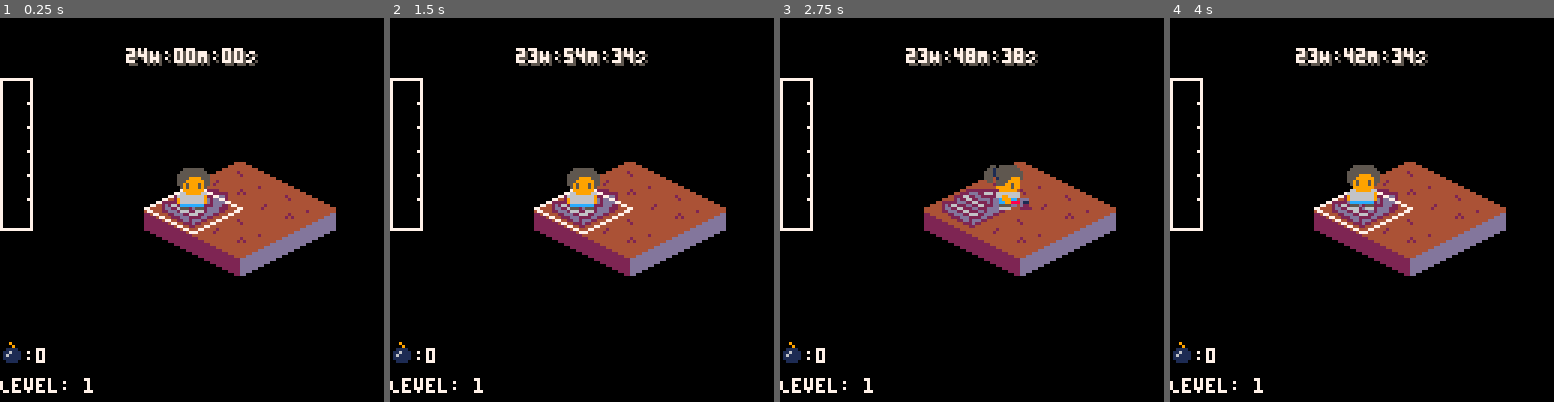
Above: before the commit, frames 1-4 (left to right).
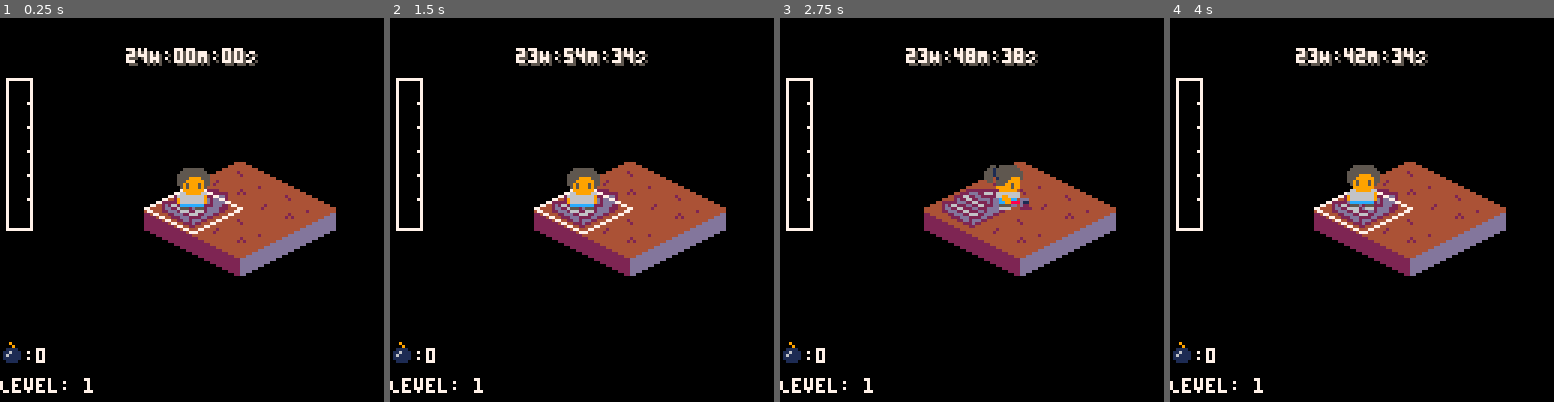
Above: after the commit, the same moments.

Repository: scottnm/collards.p8
Game: PICO-8 cartridge collards.p8
Two runs of this game, one before a commit and one after it. Both use one fixed random seed, a clock stepped at 60 frames per second and the inputs below.
Inputs:
- Up to frame 1 (0.25 s): no input
- Up to frame 2 (1.5 s): tap X (X key) at 0.33, 1.07 s; tap O (Z key) at 0.7 s
- Up to frame 3 (2.75 s): hold Right 1.6-2.1 s; tap O (Z key) at 1.7, 2.1, 2.5 s; tap X (X key) at 1.85 s; hold Up 2.15-2.42 s; hold Right from 2.47 s (still down)
- Up to frame 4 (4 s): tap O (Z key) at 2.9, 3.3, 3.7 s; tap X (X key) at 2.97 s; release Right at 3.03 s; hold Left 3.08-3.58 s; hold Down 3.63-3.97 s

The runs differ from the first frame. In frame 1, 0.6% of the frame differs, in the area x 0-3%, y 15-56%; in frame 2, 0.6%; in frame 3, 0.6%; in frame 4, 0.6%.

Commit message:
resized metal detector bar

Diff:
--- a/main.lua
+++ b/main.lua
@@ -1,3 +1,5 @@
+-- FIXME: I think it would be useful to put the final book in your UI also
+-- FIXME: hit game over bug
 -- main.lua - main game logic
 
 GamePhase = {
@@ -723,7 +725,7 @@
 end
 
 function draw_detector_ui(detector)
-    g_dui = { x = 0, y = 20, w = 10, h = 50 }
+    g_dui = { x = 2, y = 20, w = 8, h = 50 }
 
     rect(g_dui.x, g_dui.y, g_dui.x + g_dui.w, g_dui.y + g_dui.h, Colors.White)
 
